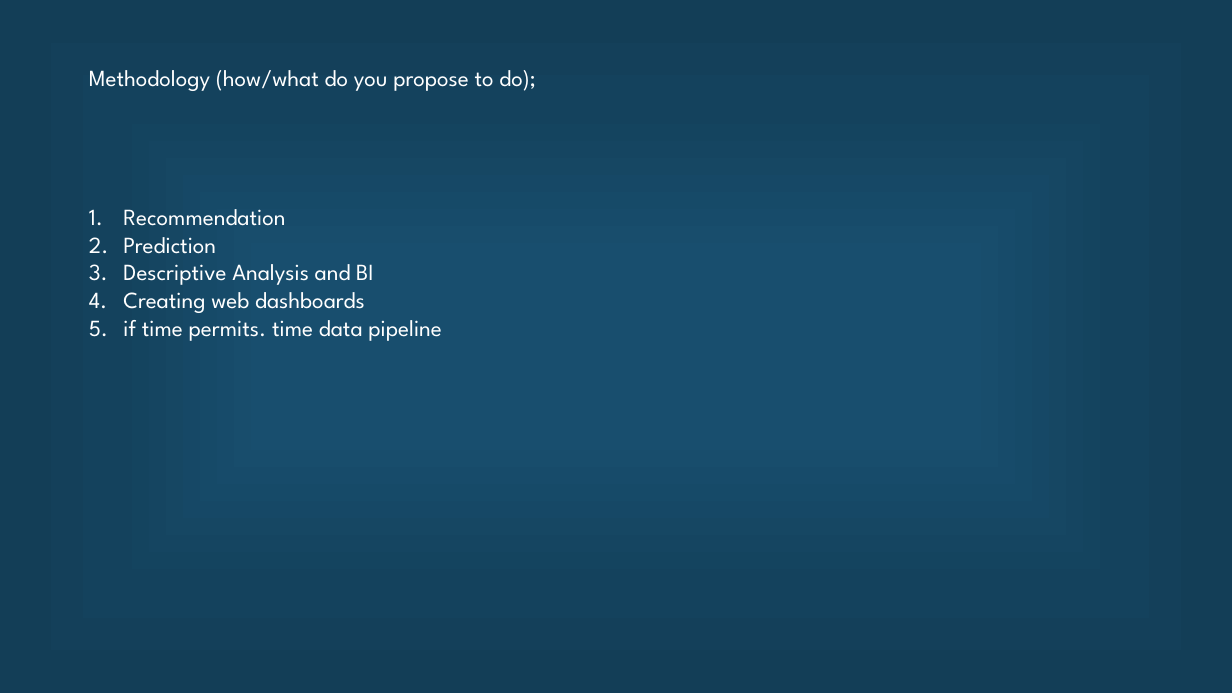
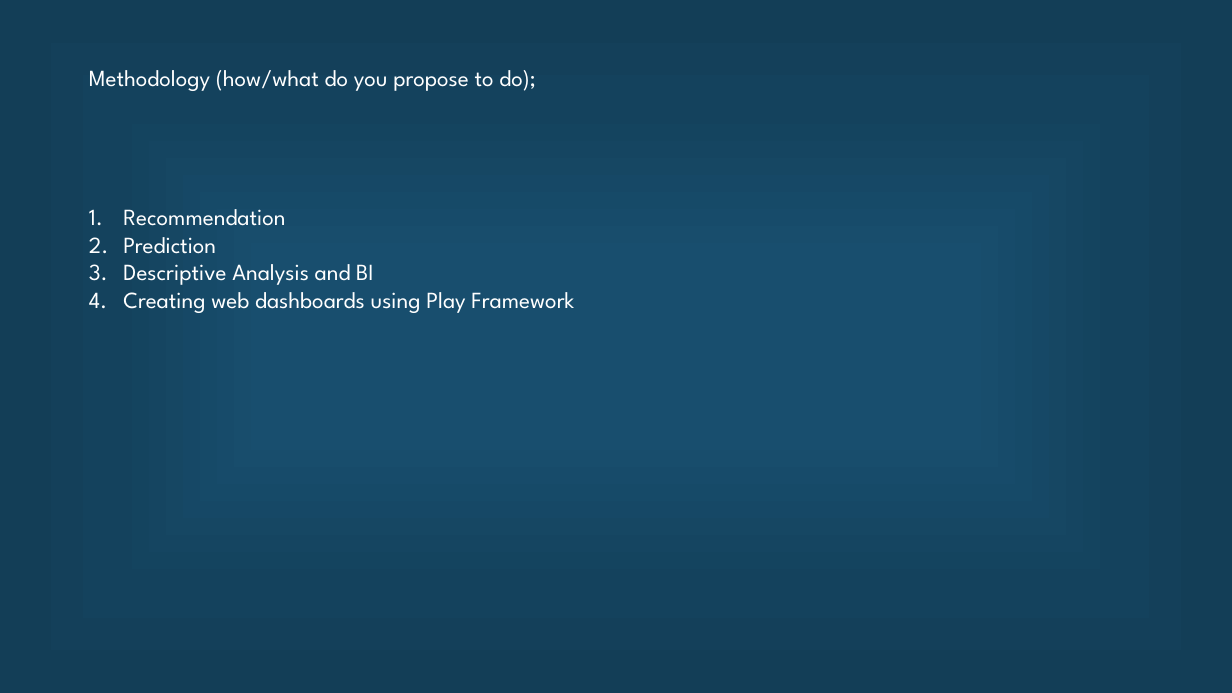
Before and after one commit to Ruchi2729/Scala-Final-Project, a slide deck: slide 3 of Final pre.pptx. Drawn at 1232x693 pixels with LibreOffice and Linux fonts; fonts in the diff are those of the drawing. Boxes give left, top, right and bottom in pixels: in the first picture for what was removed or moved away, otherwise in the second. Text is boxed around its words. In the diff, an @@ line names an element or a change of style, - is before the commit and + after.

```diff
--- a/Final pre.pptx
+++ b/Final pre.pptx
@@ text at (123, 292, 574, 313): text changed @@
-4. Creating web dashboards
-5. if time permits. time data pipeline
+4. Creating web dashboards using Play Framework
```
Also in this commit, not shown: 5 other slides changed.
